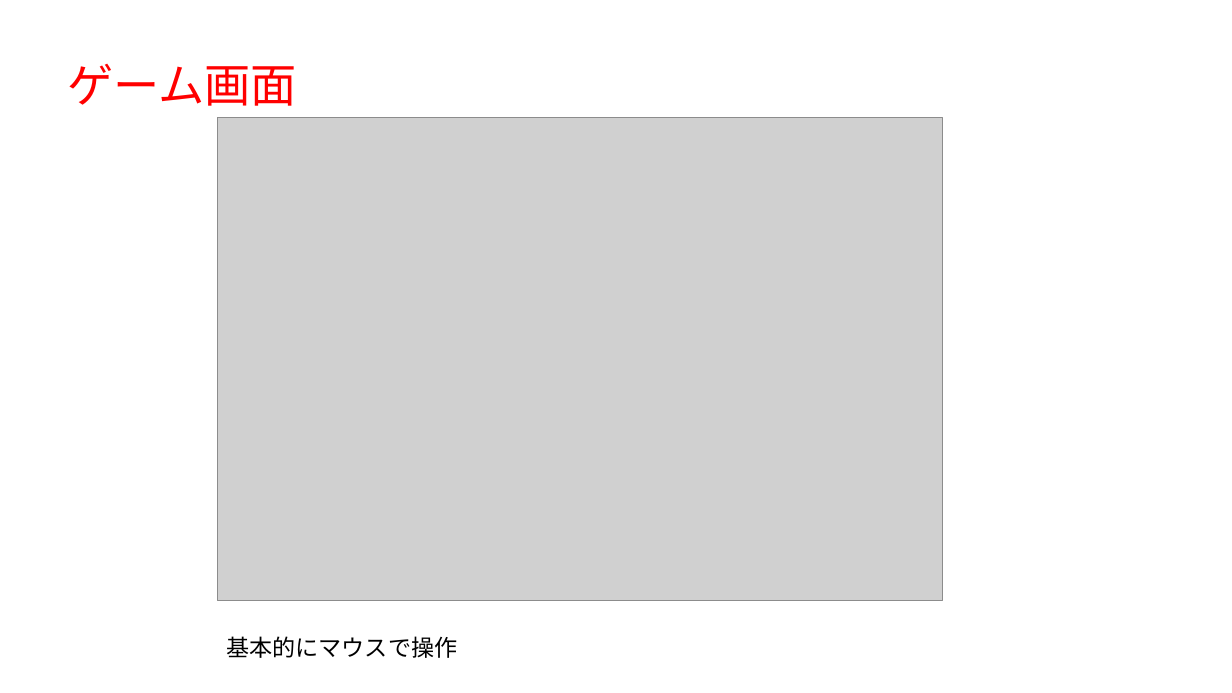
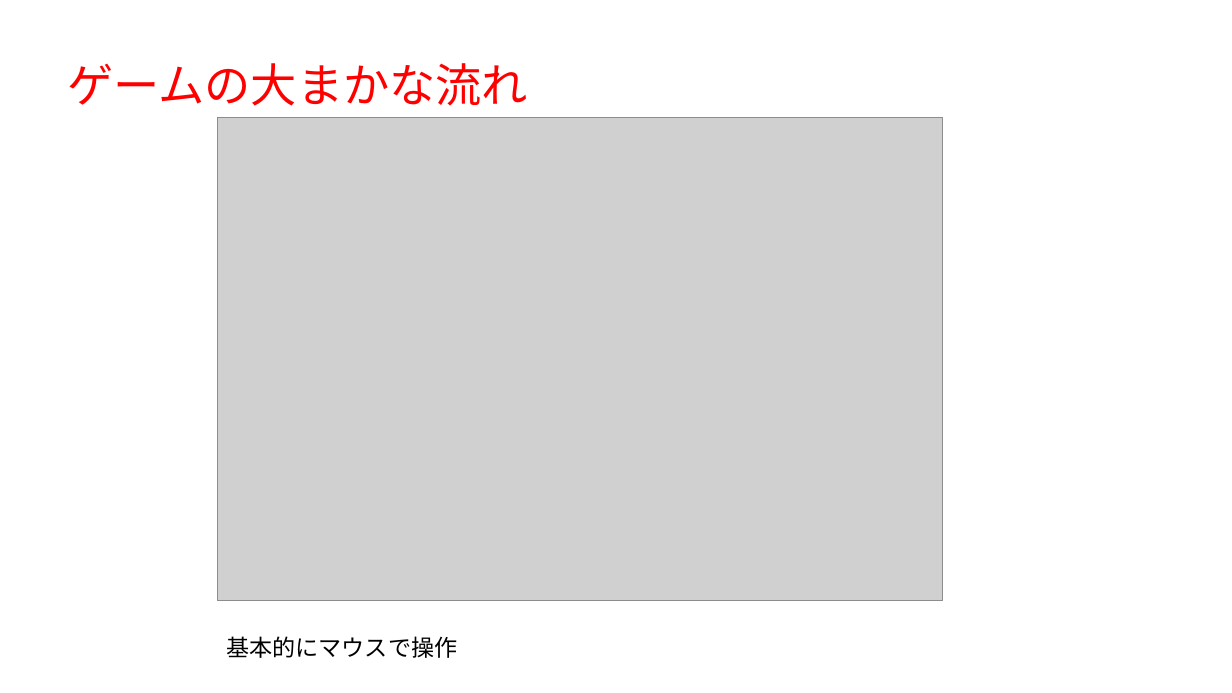
Before and after one commit to aporo1219/3_create_game, a slide deck: slide 4 of 企画書.pptx. Drawn at 1232x693 pixels with LibreOffice and Linux fonts; fonts in the diff are those of the drawing; grey boxes stand for pictures. Boxes give left, top, right and bottom in pixels: in the first picture for what was removed or moved away, otherwise in the second. Text is boxed around its words. In the diff, an @@ line names an element or a change of style, - is before the commit and + after.

```diff
--- a/企画書.pptx
+++ b/企画書.pptx
@@ text at box(67, 63, 528, 106): text changed @@
-ゲーム画面
+ゲームの大まかな流れ
```
Also in this commit, not shown: 1 other slide changed, 10 other files.
